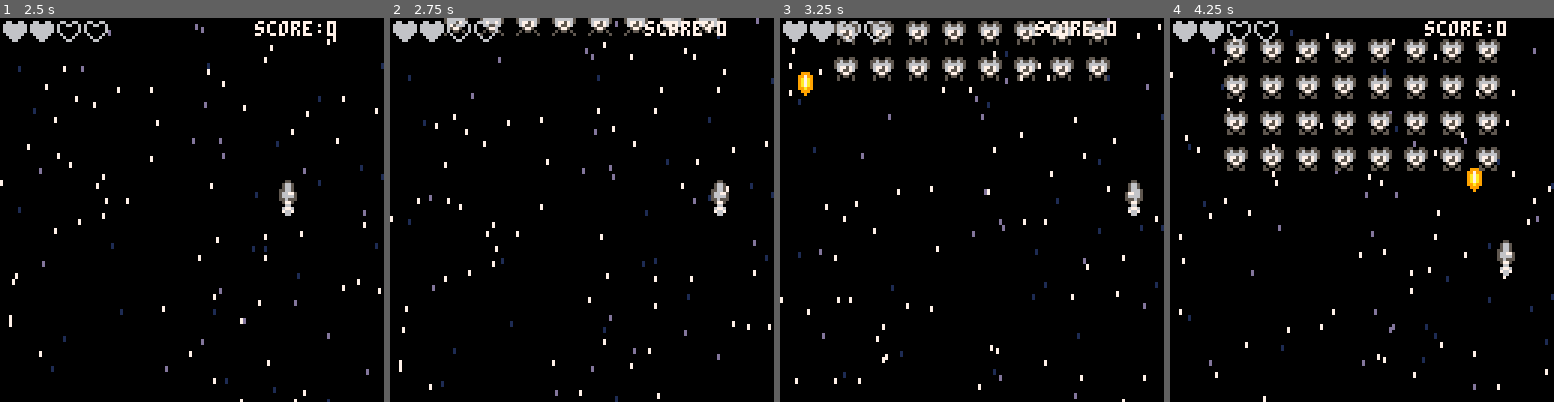
Above: before the commit, frames 1-4 (left to right).
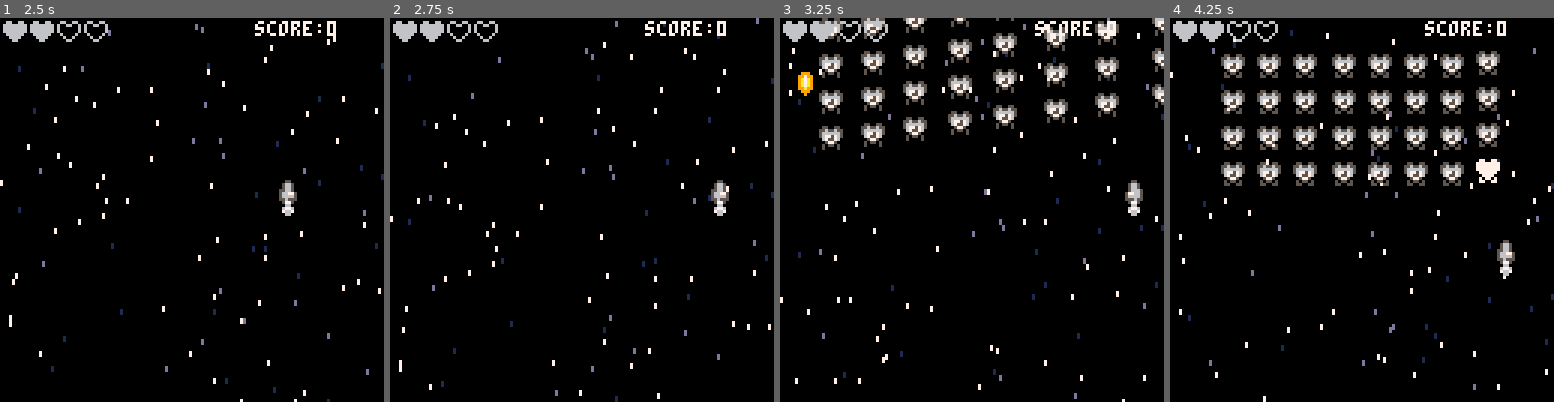
Above: after the commit, the same moments.

Repository: thorty/pico8_shmup
Game: PICO-8 cartridge myshmup2.p8
Two runs of this game, one before a commit and one after it. Both use one fixed random seed, a clock stepped at 60 frames per second and the inputs below.
Inputs:
- Up to frame 1 (2.5 s): tap X (X key) at 0.33, 1.07, 1.85 s; tap O (Z key) at 0.7, 1.7, 2.1 s; hold Right 1.6-2.1 s; hold Up 2.15-2.42 s; hold Right from 2.47 s (still down)
- Up to frame 2 (2.75 s): keep holding Right; tap O (Z key) at 2.5 s
- Up to frame 3 (3.25 s): tap O (Z key) at 2.9 s; tap X (X key) at 2.97 s; release Right at 3.03 s; hold Left from 3.08 s (still down)
- Up to frame 4 (4.25 s): tap O (Z key) at 3.3, 3.7, 4.1 s; release Left at 3.58 s; hold Down 3.63-3.97 s; hold Right from 4.02 s (still down); tap X (X key) at 4.08 s

Frame 1 is identical in both runs. In frame 2, 1.3% of the frame differs, in the area x 14-86%, y 0-5%; in frame 3, 8.9%; in frame 4, 14%, in the area x 13-86%, y 5-46%.

Commit message:
spawnanim and enemyatack

Diff:
--- a/enemies.lua
+++ b/enemies.lua
@@ -2,6 +2,7 @@
 function spawnwave()
 	--nemiesmax=4
 --	wave=5
+	sfx(7)
 	if wave==1 then
 		lvl = {
 			{0,1,1,1,1,1,1,1,1,0},
@@ -42,12 +43,12 @@
 
 
 --add enemies and random place
-function spawnen(entype,x,y)
+function spawnen(entype,x,y,wait)
 	local myen=make_spr()
 	myen.hp=2
 	myen.flash=0
-	myen.x=x
-	myen.y=y-60
+	myen.x=x*2-45
+	myen.y=y-66
 	myen.posx=x
  	myen.posy=y
 	myen.speed=1
@@ -55,6 +56,8 @@
 	myen.spw=1
 	myen.sph=1
 	myen.mission="flyin"
+	myen.wait=wait
+
 	if entype==nil or entype==1 then
 		--krappler
 		myen.hp=2
@@ -91,7 +94,7 @@
 	for y=1,#lvl do
 		for x=1,10 do
 			if lvl[y][x] != 0 then
-				add(enemies, spawnen(lvl[y][x],x*12-6,y*12))
+				add(enemies, spawnen(lvl[y][x],x*12-6,y*12,x+8))
 			end
 		end
 	end
@@ -100,15 +103,37 @@
 function doenmission(myen)
  if myen.mission=="flyin" then
 	 -- flying in
-	myen.y+=myen.speed
-	if myen.y>=myen.posy then
-	 myen.mission="protec"
+	if myen.wait>0 then
+		myen.wait-=1
+		return
+	end
+	--myen.y+=myen.speed+1
+
+	--basic easing function for smoth animations
+	--x+=(targetx-x)/n
+	myen.x+=(myen.posx-myen.x)/9
+	myen.y+=(myen.posy-myen.y)/9
+
+	if abs(myen.posy-myen.y)<0.7 then
+		myen.y=myen.posy
+		myen.mission="protec"
 	end
  elseif myen.mission=="protec" then
  --staying
  elseif myen.mission=="attac" then
  --attac
+	myen.y+=1.7
  end
+end
 
-
+function enemyatack()
+	if mode!="game" then
+		return
+	end
+	if t%30==0 then
+		local myen=rnd(enemies)
+		if myen.mission=="protec" then
+			myen.mission="attac"
+		end
+	end
 end
--- a/game.lua
+++ b/game.lua
@@ -1,5 +1,5 @@
 function startgame()
-	music(1)
+	music(-1)
 	t=0
 	ship=make_spr()
 	ship.sp=2
@@ -179,13 +179,10 @@
 		lockout=t+40
 	end
 
-	--anim flame
-	if lives<=0 then
-		flamespr=flamespr+1
-		if flamespr>8 then
-			flamespr=5
-		end
-	end
+
+	enemyatack()
+
+	animflame()
 
 	move_bullets()
 
--- a/tools.lua
+++ b/tools.lua
@@ -256,3 +256,12 @@
 	myspr.colh=8
 	return myspr
 end
+
+function animflame()
+	if lives<=0 then
+		flamespr=flamespr+1
+		if flamespr>8 then
+			flamespr=5
+		end
+	end
+end
Not shown, changed: the sound effects (__sfx__) section of myshmup2.p8
